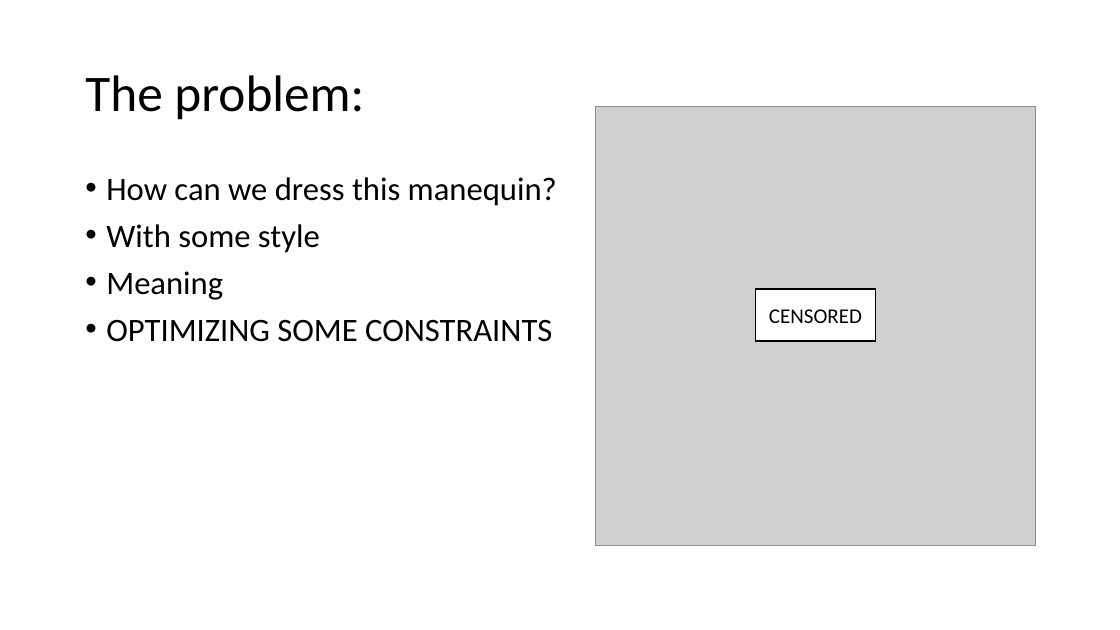
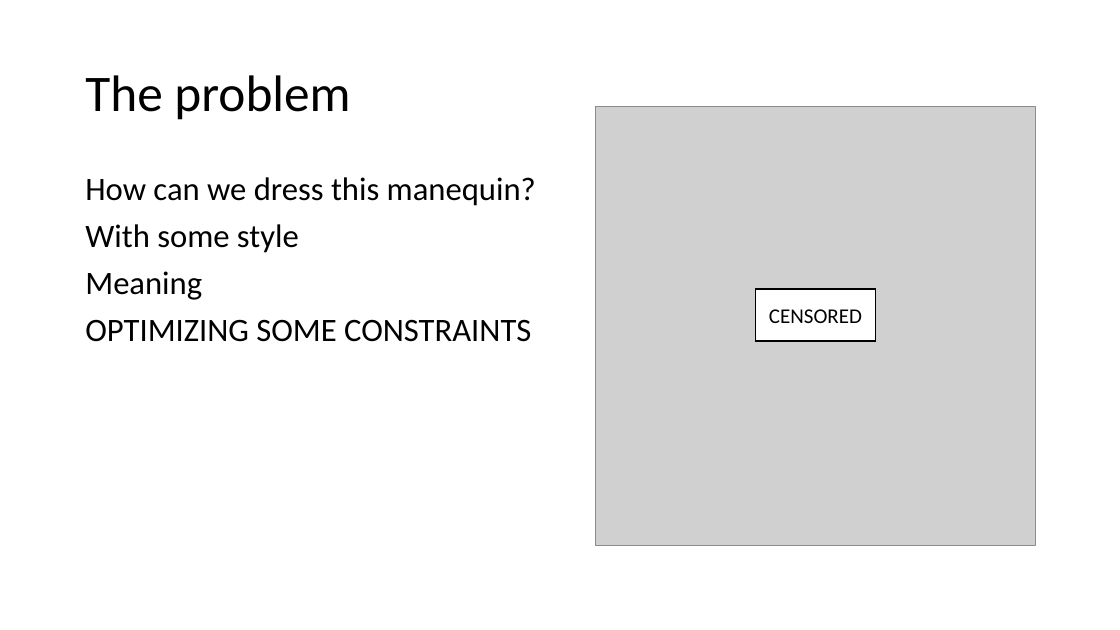
Before and after one commit to Steeven9/toc-satsolver, a slide deck: slide 3 of docs/Presentation/TOC-Presentation.pptx. Drawn at 1120x630 pixels with LibreOffice and Linux fonts; fonts in the diff are those of the drawing; grey boxes stand for pictures. Boxes give left, top, right and bottom in pixels: in the first picture for what was removed or moved away, otherwise in the second. Text is boxed around its words. In the diff, an @@ line names an element or a change of style, - is before the commit and + after.

```diff
--- a/docs/Presentation/TOC-Presentation.pptx
+++ b/docs/Presentation/TOC-Presentation.pptx
@@ title at [85,75,350,120]: text changed @@
-The problem:
+The problem
@@ text "How can we dress this ..." at [85,177,536,342]: bullet • to none @@
```
Also in this commit, not shown: 9 other slides changed, 1 slide added, 1 slide removed, 3 other files.
